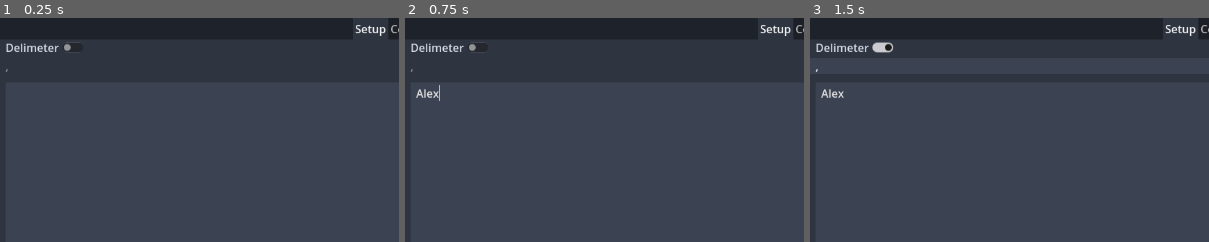
Above: before the commit, frames 1-3 (left to right).
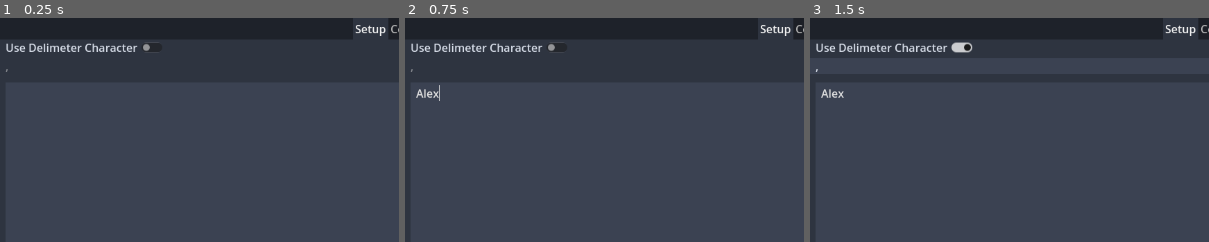
Above: after the commit, the same moments.

Repository: Scribble-Sheep/Copybox
Game: Godot game, scene res://Mainscene.tscn
Same seed, same stepped clock (60 frames per second), same inputs: the game is played once before the commit and once after it.
Inputs (mouse positions are % of the whole screen's width and height, from its top left):
- Up to frame 1 (0.25 s): no input
- Up to frame 2 (0.75 s): click (50, 51) at 0.52 s; type "Alex" at 0.6 s
- Up to frame 3 (1.5 s): click "Delimeter" (after the commit: "Use Delimeter Character") at 1.25 s
The pictures show only the part of the screen within x 0-50%, y 0-50%; the shares and areas given below are measured in that part.

The runs differ from the first frame. In frame 1, 0.7% of the frame differs, in the area x 1-38%, y 11-16%; in frame 2, 0.7%; in frame 3, 1.0%, in the area x 1-41%, y 10-16%.

Commit message:
Clarified delimiter label

Diff:
--- a/Mainscene.tscn
+++ b/Mainscene.tscn
@@ -29,7 +29,7 @@
 unique_name_in_owner = true
 layout_mode = 2
 size_flags_horizontal = 0
-text = "Delimeter"
+text = "Use Delimeter Character"
 
 [node name="DelimitEdit" type="LineEdit" parent="TabBar/Setup"]
 unique_name_in_owner = true
